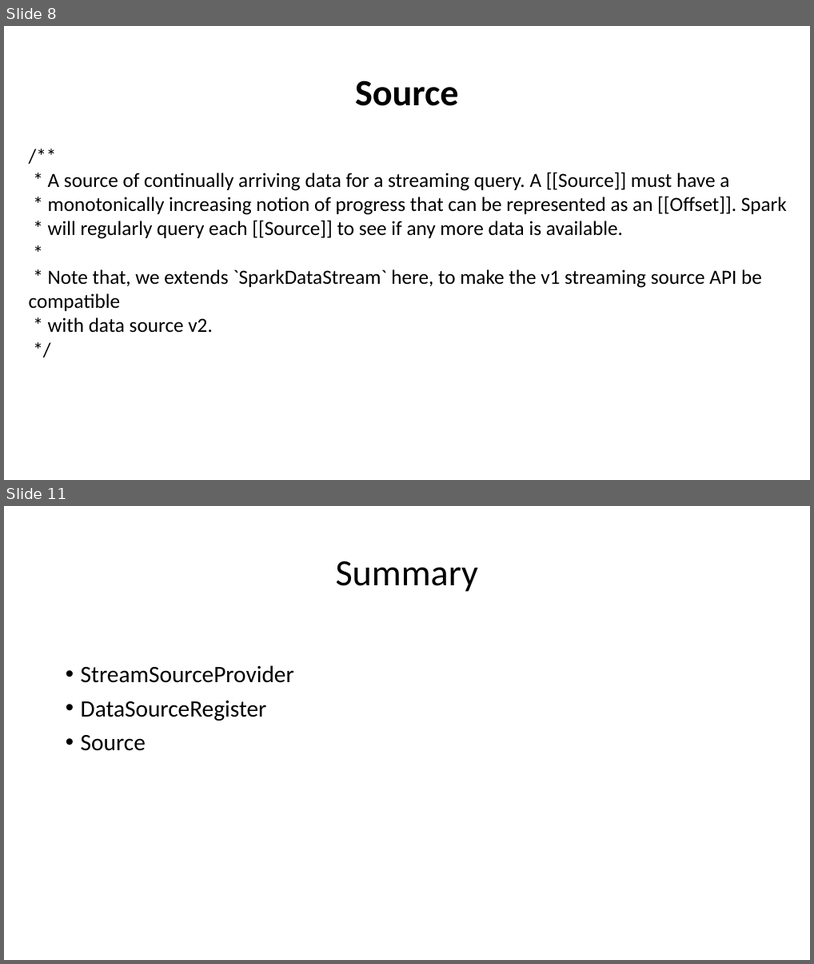
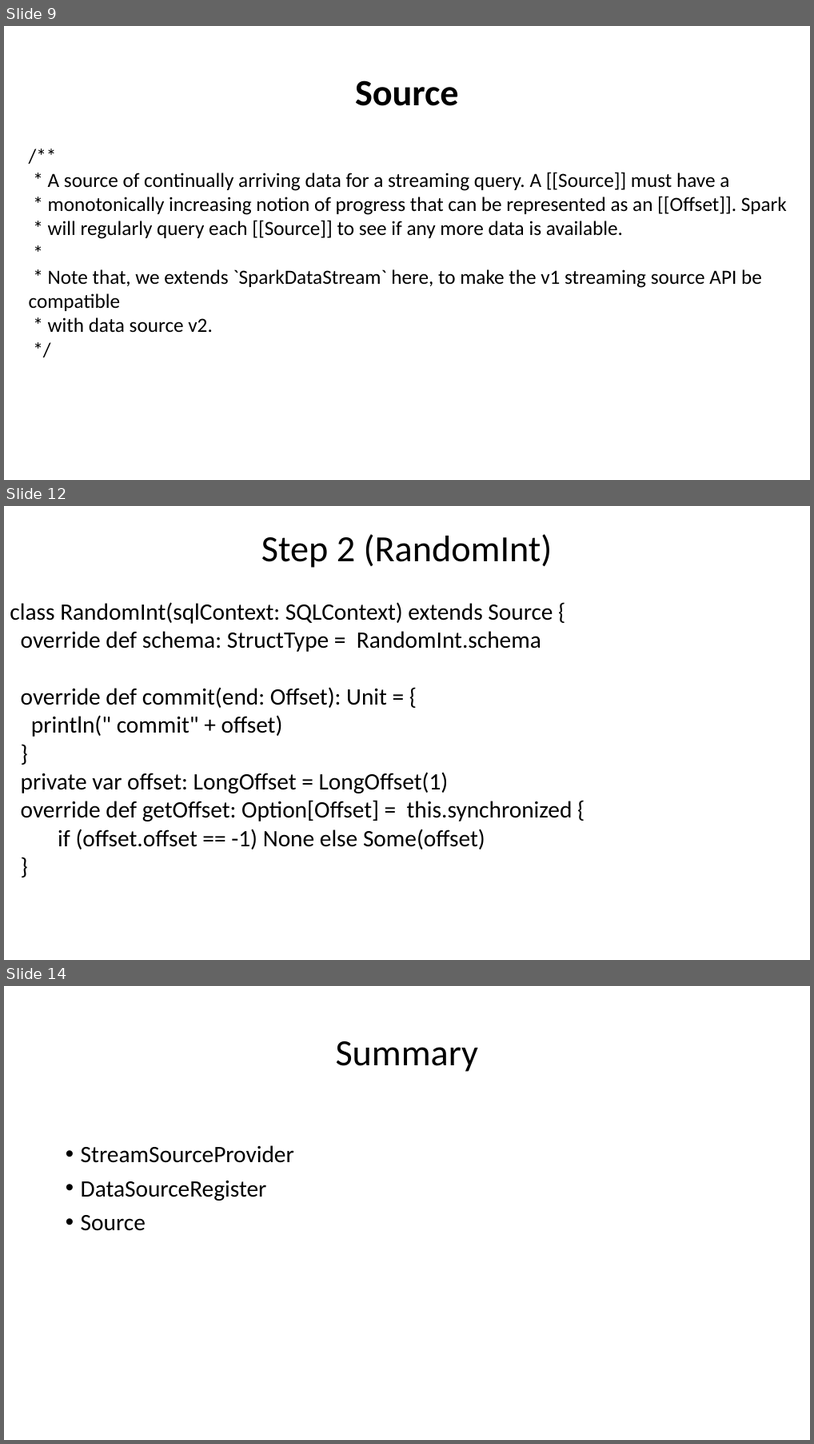
Before and after one commit to nkudinov/apache_spark_pptx, a slide deck: Spark_Custom_Stream_Sources.pptx. Shown one above the other, each under a label of ours: slides 8 and 11 before the commit, slides 9, 12 and 14 after it; the slides between them are not shown. The pictures are 814x964 and 814x1444 pixels, drawn with LibreOffice and Linux fonts; fonts in the diff are those of the drawing. Boxes give left, top, right and bottom in pixels: in the first picture for what was removed or moved away, otherwise in the second. Text is boxed around its words. In the diff, an @@ line names an element or a change of style, - is before the commit and + after.

Commit message:
add custom stream source v1

```diff
--- a/Spark_Custom_Stream_Sources.pptx
+++ b/Spark_Custom_Stream_Sources.pptx
@@ slide 12 added at (4, 506, 810, 960), background #FFFFFF @@
@@ title added at (262, 534, 553, 568), 44 pt, text #000000 @@
+Step 2 (RandomInt)
@@ text added at (10, 602, 573, 849), 28 pt, text #000000 @@
+class RandomInt(sqlContext: SQLContext) extends Source {
+override def schema: StructType = RandomInt.schema
+override def commit(end: Offset): Unit = {
+println(" commit" + offset)
+}
+private var offset: LongOffset = LongOffset(1)
+override def getOffset: Option[Offset] = this.synchronized {
+if (offset.offset == -1) None else Some(offset)
+}
@@ what was slide 8 is now slide 9 @@
@@ what was slide 11 is now slide 14 @@
```
Also in this commit, not shown: 4 slides changed, 2 other slides added.
